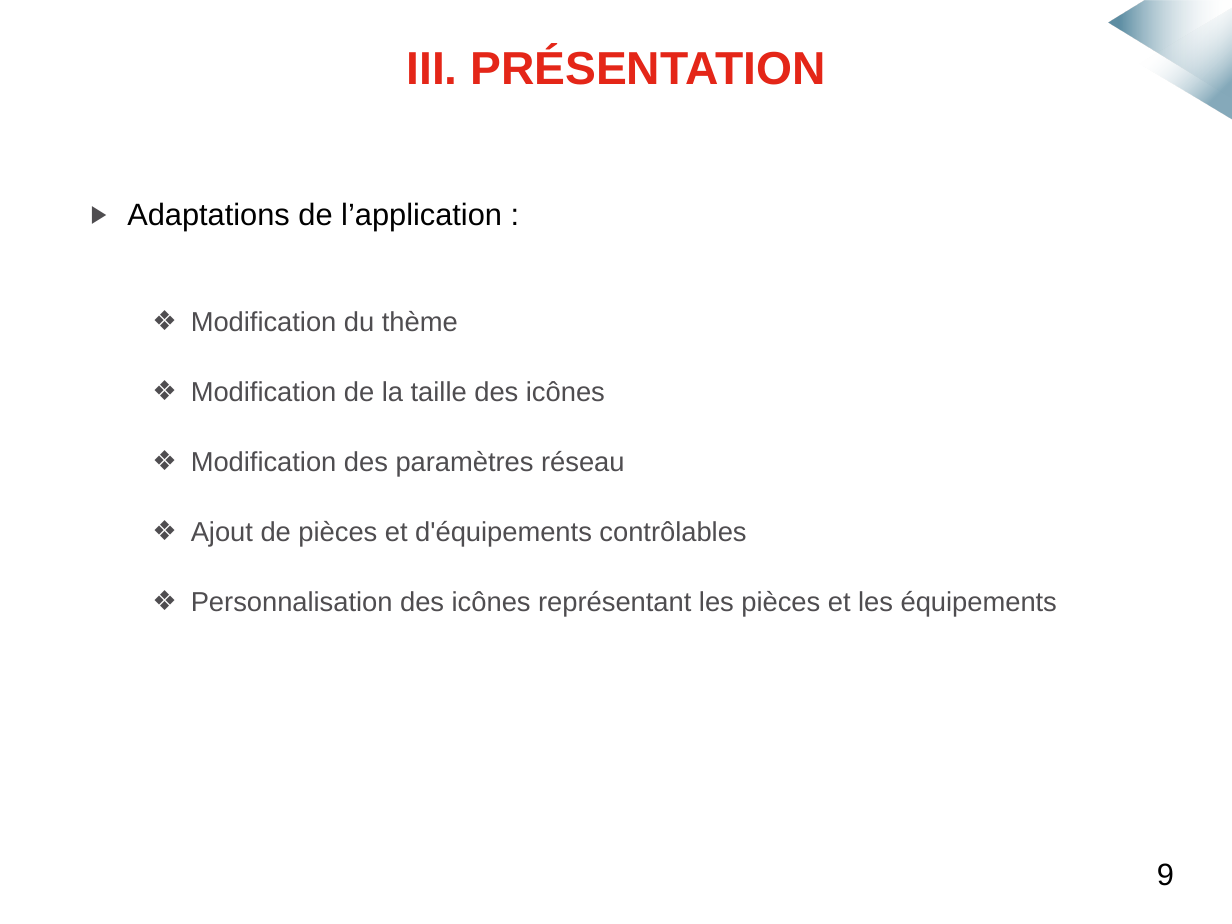
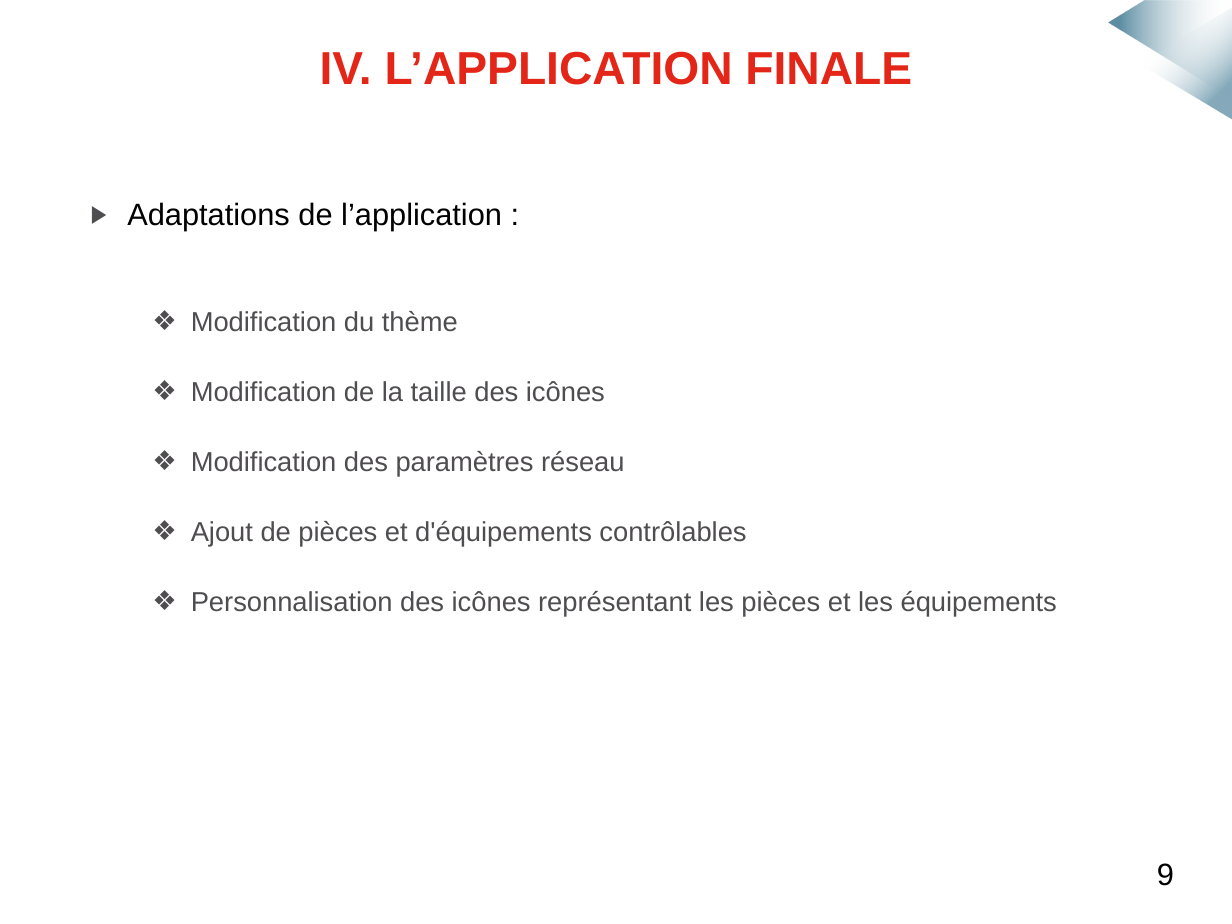
Before and after one commit to mmeven/EP_Domotique_Tablette, a slide deck: slide 13 of Rendu/Diapo_soutenance.pptx. Drawn at 1232x924 pixels with LibreOffice and Linux fonts; fonts in the diff are those of the drawing; background and template pictures are left out. Boxes give left, top, right and bottom in pixels: in the first picture for what was removed or moved away, otherwise in the second. Text is boxed around its words. In the diff, an @@ line names an element or a change of style, - is before the commit and + after.

```diff
--- a/Rendu/Diapo_soutenance.pptx
+++ b/Rendu/Diapo_soutenance.pptx
@@ text at bbox=[320, 51, 912, 85]: text changed @@
-III. PRÉSENTATION
+IV. L’APPLICATION FINALE
```
Also in this commit, not shown: 15 other slides changed, 1 slide removed.
